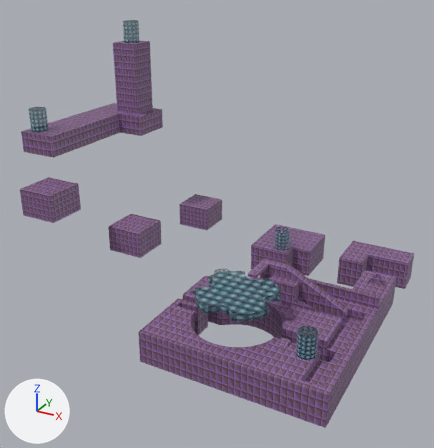
The Blender file blender/killer.blend, before and after one commit.
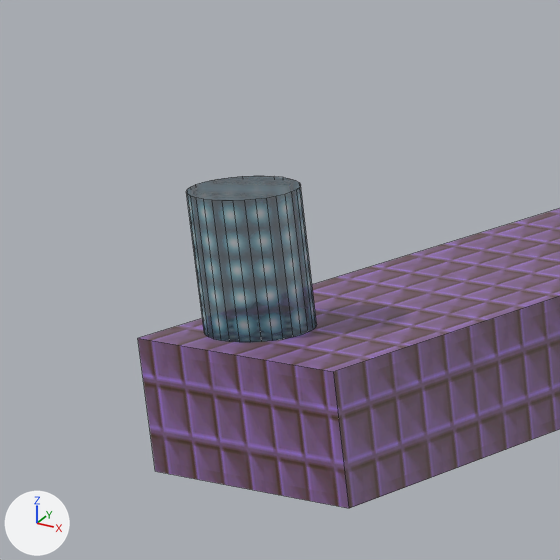
The first picture shows the older version from a 50 mm lens placed at (68.0, -216.0, 174.0), pointed at (-84.0, 59.0, 36.0). The close-ups show both versions on the part from 0% to 20% of the width and 18% to 37% of the height of that picture; other places that the commit changed are outside them. Lighting does not change. The marker at lower left points along +X, +Y and +Z. The close-ups show mesh edges as thin lines.

In view in the first close-up: 'Cube-col.002', 'lamp-col.003'.
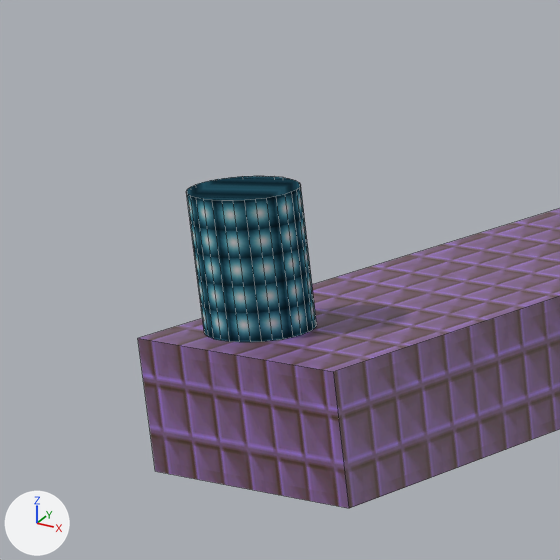
Location of each change, [x1, y1, x2, y2] in pixels of the close-ups (560 x 560 px):
```json
{"object": "lamp-col.003", "change": "surface changed", "before": [186, 176, 317, 342], "after": [186, 176, 317, 342]}
```

Edits to the scene script, one JSON object a line:
```json
{"op": "set", "path": "mat_material_002.alpha", "old": "0.598", "new": "1.0"}
{"op": "set", "path": "mat_material_002.specular_ior_level", "old": "1.0", "new": "0.0"}
{"op": "set", "path": "mat_material_002.roughness", "old": "0.5", "new": "0.0"}
```
